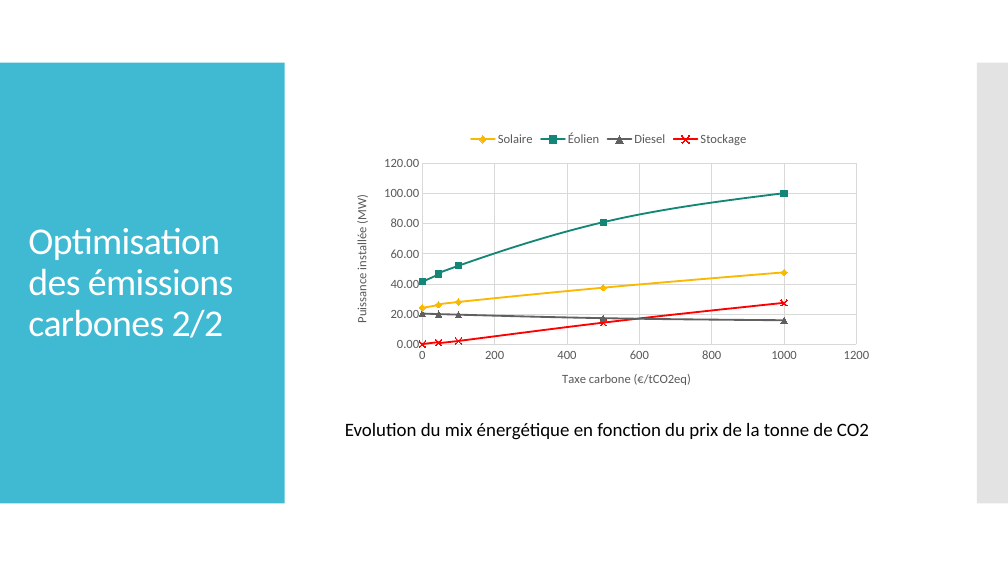
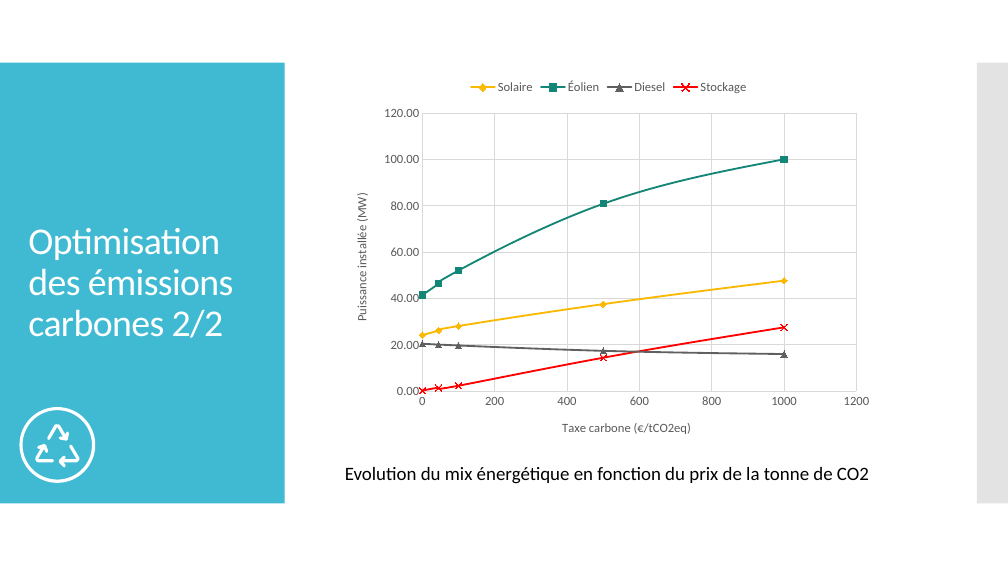
Before and after one commit to cledat/Projet-EA314, a slide deck: slide 6 of rapport.pptx. Drawn at 1008x567 pixels with LibreOffice and Linux fonts; fonts in the diff are those of the drawing. Boxes give left, top, right and bottom in pixels: in the first picture for what was removed or moved away, otherwise in the second. Text is boxed around its words. In the diff, an @@ line names an element or a change of style, - is before the commit and + after.

```diff
--- a/rapport.pptx
+++ b/rapport.pptx
@@ scatter smooth chart: place and size @@
-scatter smooth chart at <box>337,123,880,403</box>
+scatter smooth chart at <box>337,71,880,451</box>
@@ freeform shape added at <box>20,407,95,482</box>, fill #FFFFFF @@
@@ text "Evolution du mix énergétique en ...": place and size @@
-text "Evolution du mix énergétique en ..." at <box>345,423,869,440</box>
+text "Evolution du mix énergétique en ..." at <box>345,467,869,484</box>
```
Also in this commit, not shown: 14 other slides changed, 2 slides added, 1 slide removed, 1 other file.
